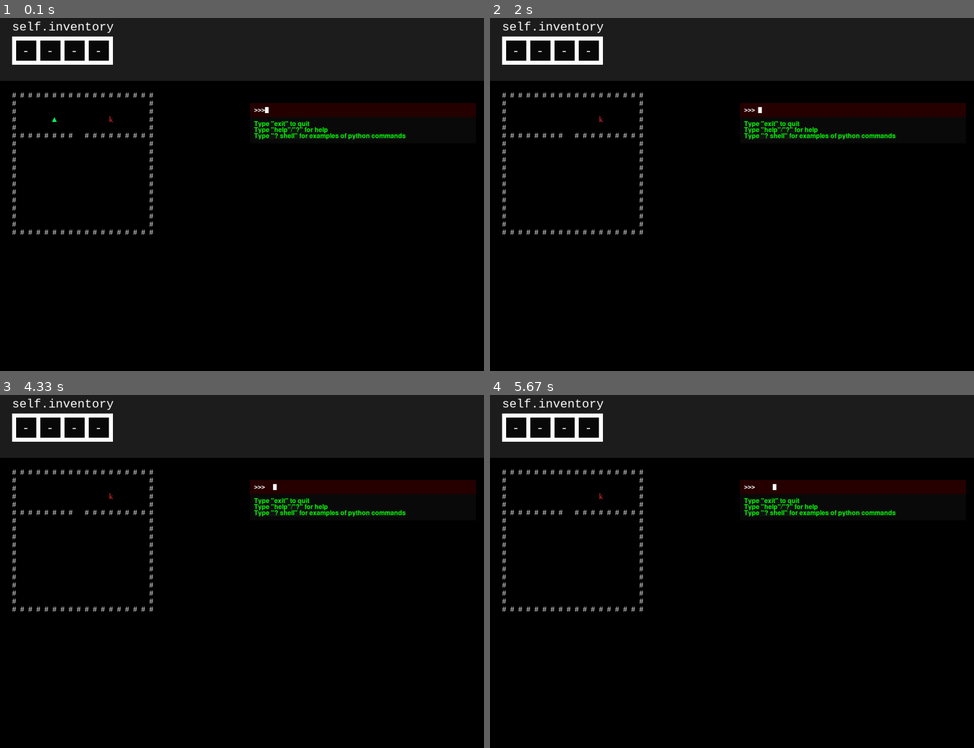
Above: before the commit, frames 1-4 (two rows, left to right).
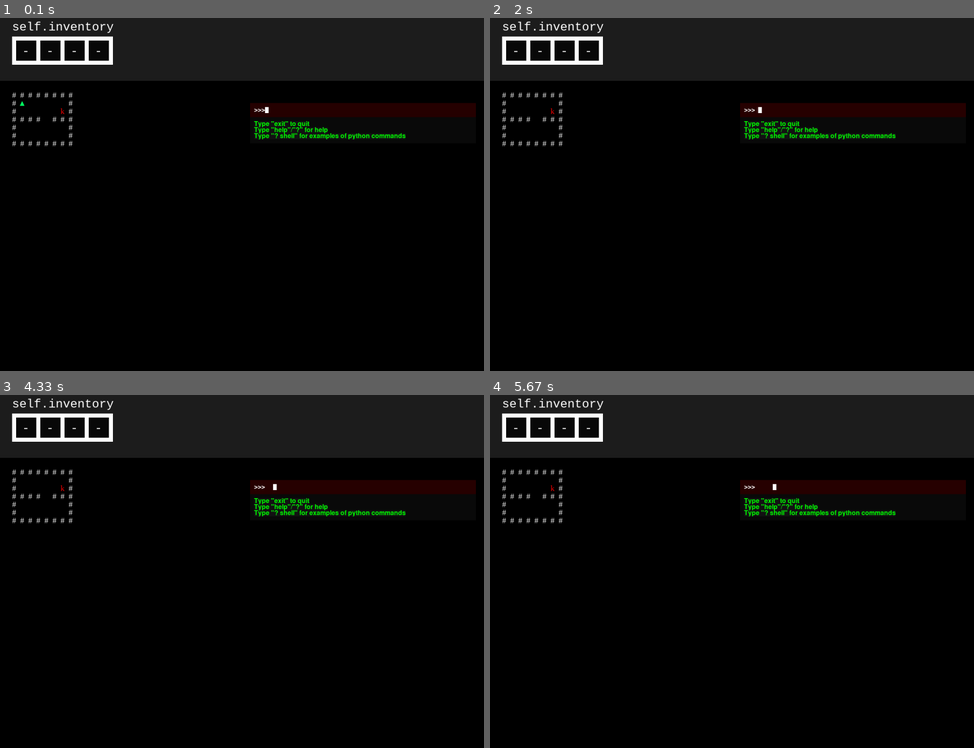
Above: after the commit, the same moments.

Repository: OilyCannelloni/UntrustedPy
Game: pygame game, started from init.py
Two runs of this game, one before a commit and one after it. Both use one fixed random seed, a clock stepped at 60 frames per second and the inputs below.
Inputs:
- Up to frame 1 (0.1 s): no input
- Up to frame 2 (2 s): tap Left at 0.33 s; tap Enter at 0.67 s; hold Right 1-1.47 s; hold Up 1.55-1.85 s; tap Space at 1.62, 1.95 s; hold Right from 1.88 s (still down)
- Up to frame 3 (4.33 s): tap Left at 2.03, 3.43 s; tap Space at 2.25, 2.45, 2.75, 3.35, 3.65, 3.78, 4.18 s; release Right at 2.35 s; hold Left 2.38-2.92 s; hold Left 3.28-3.68 s; hold Up 3.72-4.08 s; hold Right from 4.12 s (still down)
- Up to frame 4 (5.67 s): tap Space at 4.48, 4.85, 5.25, 5.55 s; release Right at 4.75 s; hold Down 4.78-5.15 s; tap Left at 4.93 s; hold Left 5.18-5.65 s

The runs differ from the first frame. In frame 1, 0.9% of the frame differs, in the area x 2-32%, y 21-62%; in frame 2, 0.8%; in frame 3, 0.8%; in frame 4, 0.8%.

Commit message:
Added level 3. Added ColoredDoor and ChangingColoredDoor. Changed types to numerical constants.

Diff:
--- a/constants.py
+++ b/constants.py
@@ -11,7 +11,21 @@
     MD_GRAY = (30, 30, 30)
     WHITE = (255, 255, 255)
     ORANGE = (255, 100, 0)
+    MAGENTA = (255, 0, 255)
+    YELLOW = (255, 255, 0)
+    RED = (255, 0, 0)
+    GREEN = (0, 255, 0)
+    BLUE = (0, 0, 255)
+    AQUA = (0, 255, 255)
+    NAVY = (0, 0, 56)
+    SCARLET = (255, 51, 0)
 
 
 class Events:
     LEVEL = 25
+
+
+class Type:
+    STATIC = 0
+    DYNAMIC = 1
+    PLAYER = 2
--- a/grid.py
+++ b/grid.py
@@ -1,3 +1,4 @@
+from constants import *
 
 
 class Grid:
@@ -66,5 +67,5 @@
     def get_player(self):
         for col in self.grid:
             for entity in col:
-                if entity.type == 'player':
+                if entity.type == Type.PLAYER:
                     return entity
--- a/init.py
+++ b/init.py
@@ -1,6 +1,6 @@
 import objects
 from objects import grid
-from constants import Colors, Events
+from constants import *
 from config import CONSOLE_CONFIG
 from libs.pygame_console.game_console import Console
 import pygame
@@ -98,15 +98,19 @@
                 p.behavior(event.key)
                 self.display_inventory(p.inventory)
 
+                for col in grid.grid:
+                    for obj in col:
+                        if obj.type == Type.DYNAMIC:
+                            obj.behavior(event.key)
+
             if event.type == pygame.KEYUP:
                 if event.key == pygame.K_F1:
                     self.console.toggle()
 
             if event.type == Events.LEVEL:
-                print(event.target)
                 getattr(self, event.target)()
 
-        self.game_surf.fill((0, 0, 0))
+        self.game_surf.fill(Colors.BLACK)
         self.draw()
 
         self.console.update(events)
@@ -116,30 +120,18 @@
 
     def level1(self):
         self.clear_grid()
-        self.place_from_map(("....................",
-                             ".##################.",
-                             ".#................#.",
-                             ".#................#.",
-                             ".#....p......k....#.",
-                             ".#................#.",
-                             ".########d#########.",
-                             ".#................#.",
-                             ".#................#.",
-                             ".#................#.",
-                             ".#................#.",
-                             ".#................#.",
-                             ".#.......e........#.",
-                             ".#................#.",
-                             ".#................#.",
-                             ".#................#.",
-                             ".#................#.",
-                             ".#................#.",
-                             ".##################.",
-                             "...................."
-                             ), {
+        self.place_from_map(("..........",
+                             ".########.",
+                             ".#p.....#.",
+                             ".#.....k#.",
+                             ".####d###.",
+                             ".#......#.",
+                             ".#.....e#.",
+                             ".########.",
+                             ".........."), {
             ".": 'Empty',
             "#": 'Wall',
-            "p": 'Player',
+            "p": objects.Player(),
             "k": objects.SmallKey(),
             "d": objects.KeyDoor("small_key"),
             "e": objects.Exit("level2")
@@ -151,6 +143,8 @@
                              ".########.",
                              ".#.p....#.",
                              ".#....k.#.",
+                             ".#....m.#.",
+                             ".#....l.#.",
                              ".###d####.",
                              ".#......#.",
                              ".#....e.#.",
@@ -159,10 +153,36 @@
             ".": 'Empty',
             "#": 'Wall',
             "p": 'Player',
-            "k": objects.SmallKey(),
-            "d": objects.KeyDoor("small_key"),
-            "e": objects.Exit("level1")
+            "k": objects.SmallKey(color=(255, 0, 0)),
+            "l": objects.SmallKey(color=(0, 255, 0)),
+            "m": objects.SmallKey(color=(0, 0, 255)),
+            "d": objects.ColoredDoor(color=(0, 0, 255)),
+            "e": objects.Exit("level3")
         })
+
+    def level3(self):
+        self.clear_grid()
+        self.place_from_map(("..........",
+                             ".########.",
+                             ".#.p....#.",
+                             ".#....k.#.",
+                             ".#....m.#.",
+                             ".#....l.#.",
+                             ".###d####.",
+                             ".#......#.",
+                             ".#....e.#.",
+                             ".########.",
+                             ".........."), {
+                                ".": 'Empty',
+                                "#": 'Wall',
+                                "p": 'Player',
+                                "k": objects.SmallKey(color=Colors.YELLOW),
+                                "l": objects.SmallKey(color=Colors.SCARLET),
+                                "m": objects.SmallKey(color=Colors.NAVY),
+                                "d": objects.ChangingColoredDoor((Colors.RED, Colors.AQUA, Colors.ORANGE,
+                                                                  Colors.MAGENTA, Colors.YELLOW, Colors.BLUE)),
+                                "e": objects.Exit("level1")
+                            })
 
 
 if __name__ == "__main__":
--- a/objects.py
+++ b/objects.py
@@ -1,4 +1,4 @@
-from constants import keys, Events
+from constants import *
 from grid import Grid
 import pygame.event
 
@@ -40,8 +40,6 @@
         dest.on_collision_with(self)
         if dest.passable_for == 'all' or self.name in dest.passable_for:
             grid.move(*self.coords, d)
-        else:
-            print("cant move")
 
     def has(self, item):
         pass
@@ -54,7 +52,7 @@
     def __init__(self):
         super().__init__()
         self.name = 'empty'
-        self.type = 'static'
+        self.type = Type.STATIC
         self.passable_for = 'all'
         self.symbol = " "
         self.color = (255, 255, 255)
@@ -62,13 +60,13 @@
 
 
 class Player(Object):
-    def __init__(self):
+    def __init__(self, inv=None):
         super().__init__()
         self.name = 'player'
-        self.type = 'player'
+        self.type = Type.PLAYER
         self.symbol = '▲'
         self.color = (0, 255, 100)
-        self.inventory = []
+        self.inventory = inv if inv is not None else []
         self.max_inventory_size = 3
         self.stacked = Empty()
 
@@ -102,7 +100,7 @@
     def __init__(self):
         super().__init__()
         self.name = 'wall'
-        self.type = 'static'
+        self.type = Type.STATIC
         self.symbol = '#'
         self.color = (255, 255, 255)
         self.passable_for = []
@@ -112,7 +110,7 @@
     def __init__(self, *items_removed):
         super().__init__()
         self.name = "flux_barrier"
-        self.type = "dynamic"
+        self.type = Type.DYNAMIC
         self.symbol = "⍂"
         self.color = (200, 100, 255)
         self.passable_for = "all"
@@ -126,7 +124,7 @@
     def __init__(self, target_level):
         super().__init__()
         self.name = "exit"
-        self.type = "dynamic"
+        self.type = Type.DYNAMIC
         self.symbol = "⌼"
         self.color = (100, 100, 255)
         self.passable_for = ["player"]
@@ -141,7 +139,7 @@
     def __init__(self, key_name):
         super().__init__()
         self.name = "key_door"
-        self.type = "dynamic"
+        self.type = Type.DYNAMIC
         self.symbol = "⌻"
         self.color = (255, 200, 100)
         self.passable_for = []
@@ -154,13 +152,42 @@
             self.passable_for = []
 
 
+class ColoredDoor(Object):
+    def __init__(self, color=(255, 0, 0), key_name="small_key"):
+        super().__init__()
+        self.name = "colored_door"
+        self.type = Type.DYNAMIC
+        self.symbol = "⌻"
+        self.color = color
+        self.passable_for = set()
+        self.required_key_name = key_name
+
+    def on_collision_with(self, collider):
+        for item in collider.inventory:
+            if item.name == self.required_key_name and item.color == self.color:
+                self.passable_for.add(collider.name)
+            else:
+                self.passable_for.discard(collider.name)
+
+
+class ChangingColoredDoor(ColoredDoor):
+    def __init__(self, color_queue):
+        super().__init__()
+        self.color_queue = color_queue
+        self.color_index = 0
+
+    def behavior(self, keys_down):
+        self.color_index = (self.color_index + 1) % len(self.color_queue)
+        self.color = self.color_queue[self.color_index]
+
+
 class SmallKey(Object):
-    def __init__(self):
+    def __init__(self, color=(255, 0, 0)):
         super().__init__()
         self.name = "small_key"
-        self.type = "item"
+        self.type = Type.STATIC
         self.symbol = 'k'
-        self.color = (255, 50, 50)
+        self.color = color
         self.passable_for = "all"
 
     def on_collision_with(self, collider):
